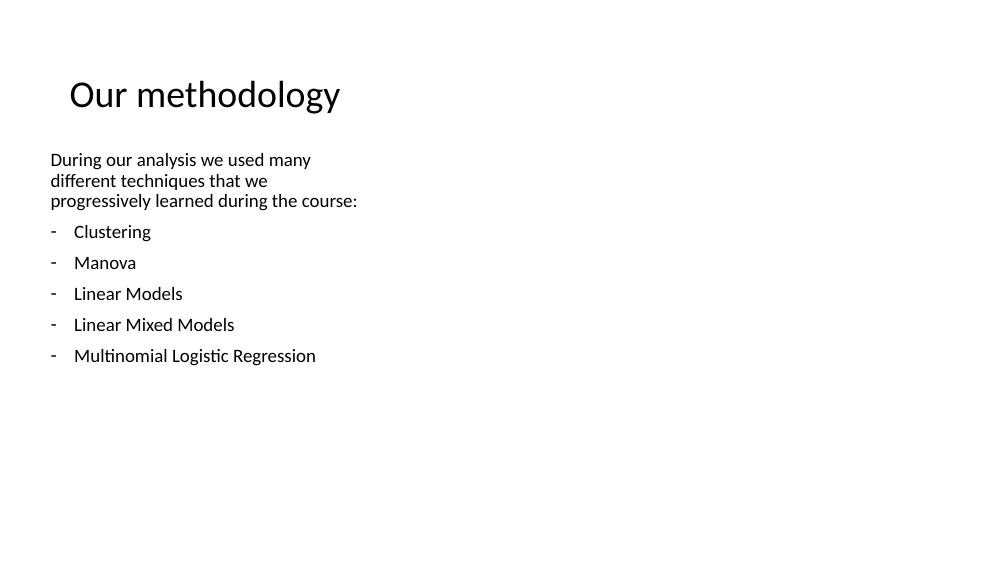
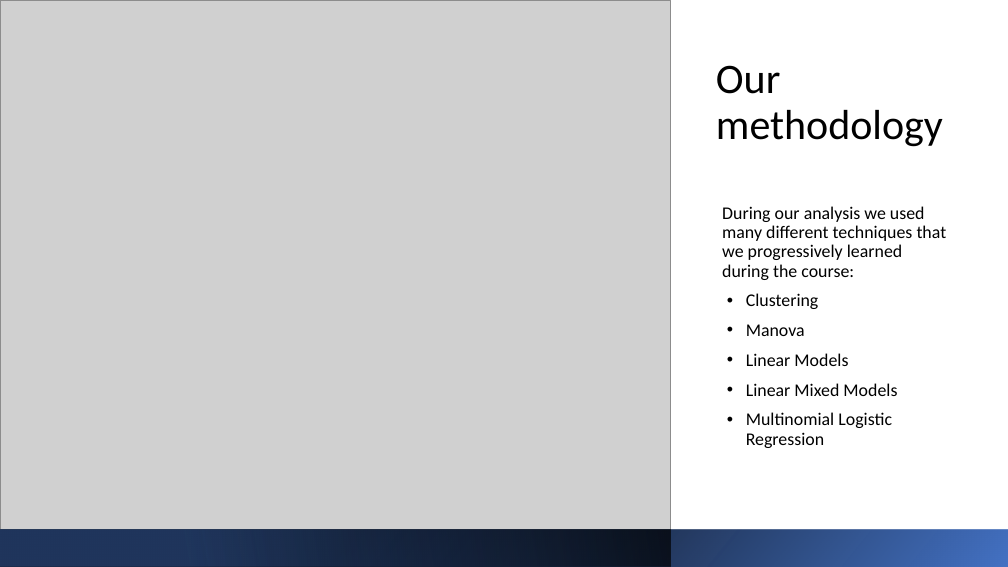
Before and after one commit to SebastianCastellano/Applied-Statistics-Project, a slide deck: slide 3 of Presentations/Pitch for 25.07/Pitch 25.07 - Immigrant students in Europe.pptx (slide 4 before the commit). Drawn at 1008x567 pixels with LibreOffice and Linux fonts; fonts in the diff are those of the drawing; grey boxes stand for pictures; background and template pictures are left out. Boxes give left, top, right and bottom in pixels: in the first picture for what was removed or moved away, otherwise in the second. Text is boxed around its words. In the diff, an @@ line names an element or a change of style, - is before the commit and + after.

Commit message:
Updated Speed presentation
Presentations + pictures used

```diff
--- a/Presentations/Pitch for 25.07/Pitch 25.07 - Immigrant students in Europe.pptx
+++ b/Presentations/Pitch for 25.07/Pitch 25.07 - Immigrant students in Europe.pptx
@@ freeform shape removed at (0,0,464,483) @@
@@ freeform shape removed at (0,0,450,467) @@
@@ picture added at (0,0,671,530) @@
@@ title "Our methodology": place and size @@
-title "Our methodology" at (70,80,340,114)
+title "Our methodology" at (716,65,943,147)
@@ title "Our methodology" at (716,65,943,147): size 36 to 40 pt; vertical alignment middle to bottom @@
@@ text "During our analysis we used ...": place and size @@
-text "During our analysis we used ..." at (51,153,358,366)
+text "During our analysis we used ..." at (722,206,947,448)
@@ text "During our analysis we used ..." at (722,206,947,448): size 18 to 17 pt; bullet - to • @@
@@ rectangle added at (0,530,1008,567), fill gradient #000000 to #4472C4 @@
@@ rectangle added at (0,530,671,567), fill gradient #2F5597 to #000000 @@
```
Also in this commit, not shown: 5 slides added, 8 other files.
